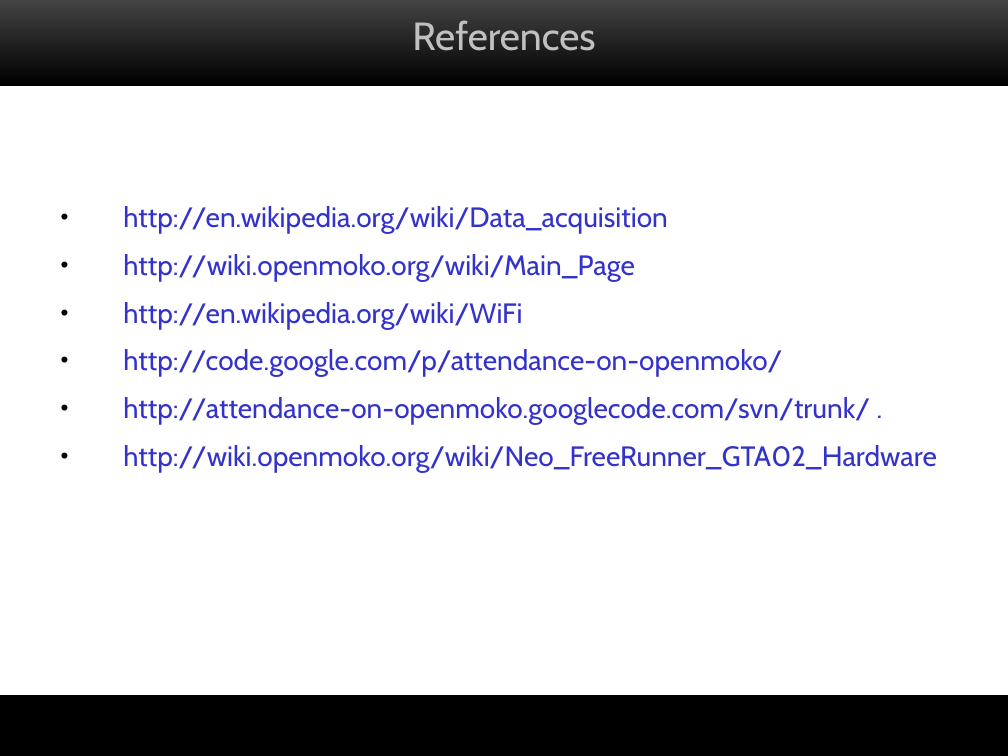
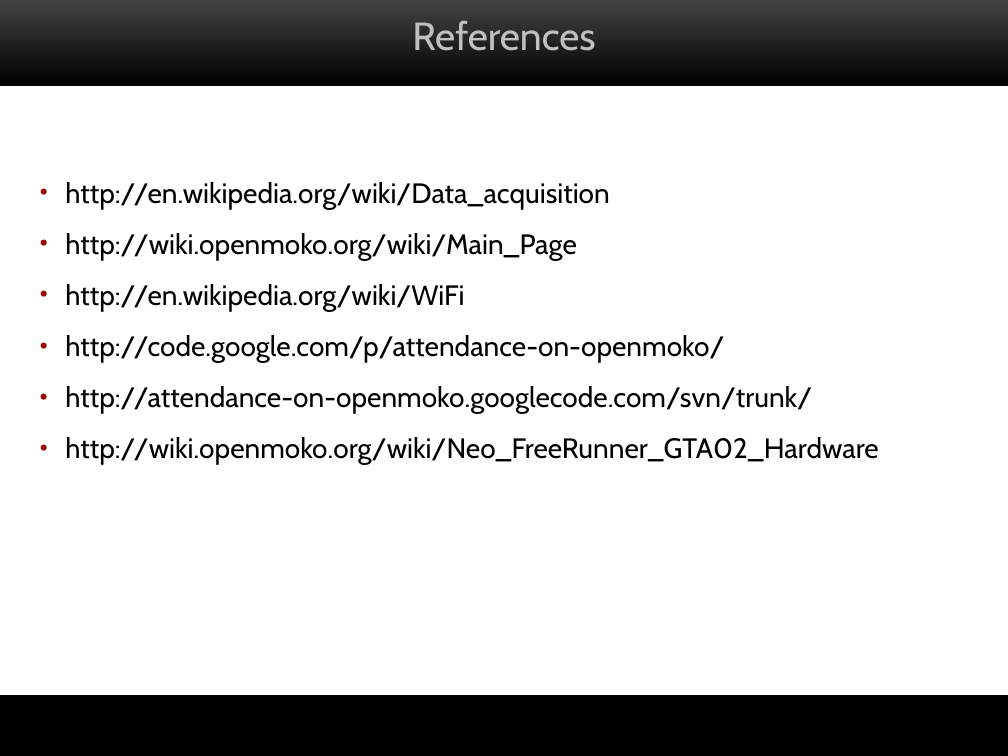
Before and after one commit to saurabh1403/attendance-on-openmoko, a slide deck: slide 25 of docs/mid-term-seminar.ppt (slide 23 before the commit). Drawn at 1008x756 pixels with LibreOffice and Linux fonts; fonts in the diff are those of the drawing; background and template pictures are left out. Boxes give left, top, right and bottom in pixels: in the first picture for what was removed or moved away, otherwise in the second. Text is boxed around its words. In the diff, an @@ line names an element or a change of style, - is before the commit and + after.

Commit message:
Working codes till mid-term evaluation. GUI and php scripts are working. C++ and GTk are not getting compiled simultaneously for openmoko

```diff
--- a/docs/mid-term-seminar.ppt
+++ b/docs/mid-term-seminar.ppt
@@ text "http://en.wikipedia.org/wiki/Data_acquisition": place and size @@
-text "http://en.wikipedia.org/wiki/Data_acquisition" at bbox=[123, 206, 936, 472]
+text "http://en.wikipedia.org/wiki/Data_acquisition" at bbox=[65, 182, 878, 465]
@@ text at bbox=[65, 182, 878, 465]: text colour #3333CC to #000000 in "http://en.wikipedia.org/wiki/Data_acquisition", "http://wiki.openmoko.org/wiki/Main_Page", "http://en.wikipedia.org/wiki/WiFi", "http://code.google.com/p/attendance-on-openmoko/" and 1 more places; indent changed; line spacing 0.9 to 1; bullet colour #000000 to #990000 @@
@@ text at bbox=[65, 386, 812, 414]: text changed; text colour #3333CC to #000000 @@
-• http://attendance-on-openmoko.googlecode.com/svn/trunk/ .
+• http://attendance-on-openmoko.googlecode.com/svn/trunk/
```
Also in this commit, not shown: 7 other slides changed, 4 slides added, 2 slides removed, 35 other files.
